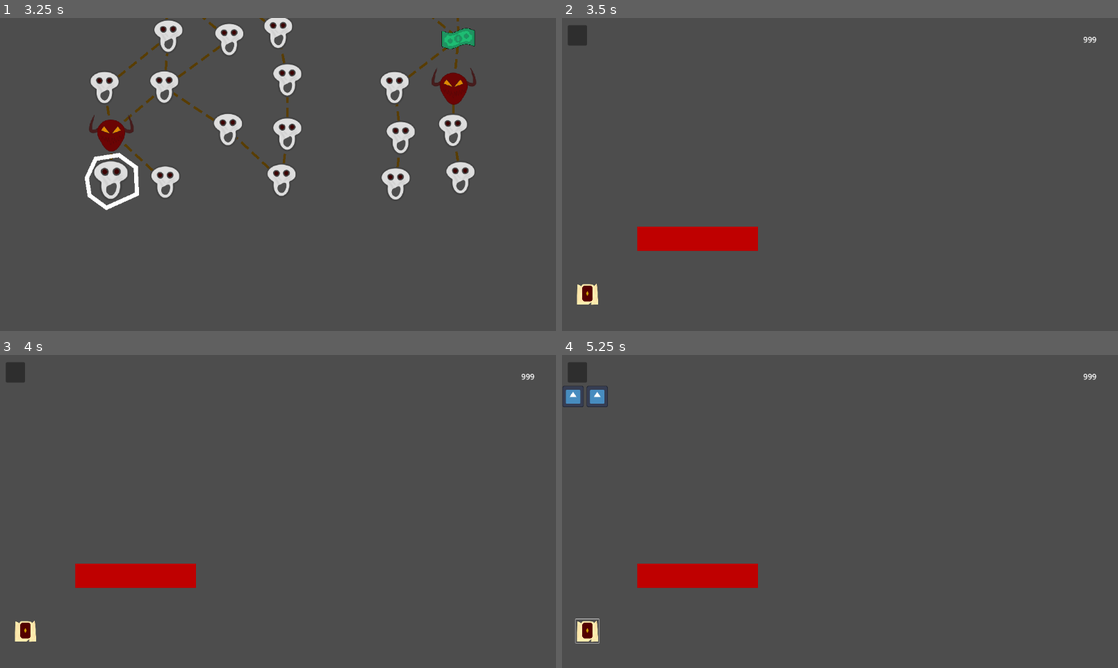
Above: before the commit, frames 1-4 (two rows, left to right).
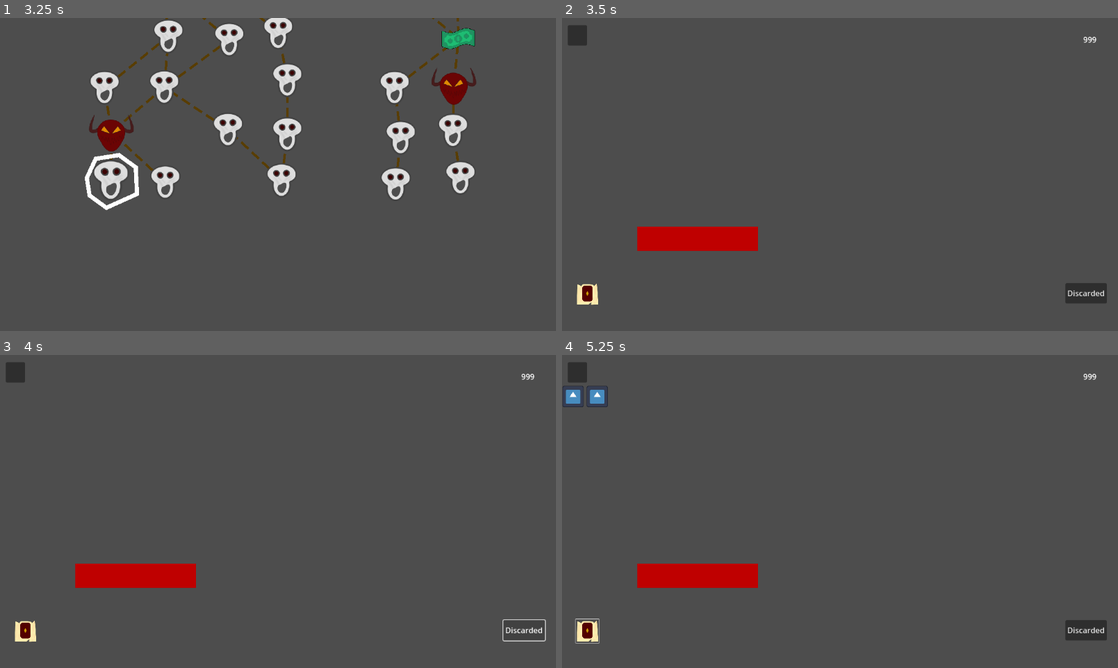
Above: after the commit, the same moments.

Repository: Frishkan/Reflex
Game: Godot game, scene res://scenes/start_screen.tscn
Two runs of this game, one before a commit and one after it. Both use one fixed random seed, a clock stepped at 60 frames per second and the inputs below. The engine's default icon, where the game draws it, is replaced by a stand-in: a white triangle on a blue panel in a dark square.
Inputs (mouse positions are in pixels of both pictures, inside the frame that each line leads up to):
- Up to frame 1 (3.25 s): click "Start" at 0.5 s; click (66, 77) at 1.25 s; click (483, 274) at 2 s; move the mouse to (111, 180) at 2.77 s; press the mouse at (111, 180) at 2.78 s
- Up to frame 2 (3.5 s): no input
- Up to frame 3 (4 s): release the mouse at (111, 517) at 3.5 s; click (522, 630) at 3.5 s, where only the run after the commit has a clickable "Discarded"
- Up to frame 4 (5.25 s): click (589, 630) at 4.25 s; click (589, 630) at 5 s

Frame 1 is identical in both runs. In frame 2, 0.5% of the frame differs, in the area x 90-98%, y 84-92%; in frame 3, 0.1%; in frame 4, 0.5%.

Commit message:
Started making hand

Diff:
--- /dev/null
+++ b/custom_resources/card.gd
@@ -0,0 +1,9 @@
+class_name Card
+extends Resource
+
+enum Name {KNIFE, SKILLFULL_BARRAGE}
+
+var name : Name
+var position : Vector2
+var rotatio : int
+var index : int
--- /dev/null
+++ b/scenes/enemy_assembled.tscn
@@ -0,0 +1,3 @@
+[gd_scene format=3 uid="uid://crrxgi28nfube"]
+
+[node name="EnemyAssembled" type="Node2D"]
--- /dev/null
+++ b/scenes/hand.tscn
@@ -0,0 +1,9 @@
+[gd_scene load_steps=2 format=3 uid="uid://d3oa5axvtgx1k"]
+
+[ext_resource type="Script" path="res://scripts/hand.gd" id="1_vr60v"]
+
+[node name="Hand" type="Node2D"]
+script = ExtResource("1_vr60v")
+
+[node name="Cards" type="Node2D" parent="."]
+unique_name_in_owner = true
--- a/scenes/card.tscn
+++ b/scenes/hand_card.tscn
@@ -1,5 +1,6 @@
-[gd_scene load_steps=5 format=3 uid="uid://dpmorysk7inqv"]
+[gd_scene load_steps=6 format=3 uid="uid://dpmorysk7inqv"]
 
+[ext_resource type="Script" path="res://scripts/hand_card.gd" id="1_d8xir"]
 [ext_resource type="Texture2D" uid="uid://cognf5iqwtyua" path="res://textures/knife_card.png" id="1_o8eau"]
 
 [sub_resource type="RectangleShape2D" id="RectangleShape2D_g8so6"]
@@ -14,7 +15,8 @@
 font_size = 8
 shadow_size = 0
 
-[node name="Card" type="Area2D"]
+[node name="HandCard" type="Area2D"]
+script = ExtResource("1_d8xir")
 
 [node name="Sprite2D" type="Sprite2D" parent="."]
 texture = ExtResource("1_o8eau")
--- a/scenes/hud.tscn
+++ b/scenes/hud.tscn
@@ -1,8 +1,9 @@
-[gd_scene load_steps=8 format=3 uid="uid://b5jjgoky4qx46"]
+[gd_scene load_steps=9 format=3 uid="uid://b5jjgoky4qx46"]
 
 [ext_resource type="Script" path="res://scripts/character_screen.gd" id="1_5vjsl"]
 [ext_resource type="Texture2D" uid="uid://br0ctp0iv3j74" path="res://textures/deck_button.png" id="2_lrc75"]
 [ext_resource type="Script" path="res://scripts/inventory.gd" id="3_s06af"]
+[ext_resource type="PackedScene" uid="uid://d3oa5axvtgx1k" path="res://scenes/hand.tscn" id="4_u08ry"]
 
 [sub_resource type="Gradient" id="Gradient_umbgb"]
 colors = PackedColorArray(0.439216, 0.439216, 0.439216, 0.513726, 0.439216, 0.439216, 0.439216, 0.513726)
@@ -76,6 +77,17 @@
 icon = ExtResource("2_lrc75")
 flat = true
 
+[node name="CardsToDraw" type="Label" parent="Deck"]
+offset_right = 40.0
+offset_bottom = 23.0
+
+[node name="DiscardedCardsButton" type="Button" parent="Deck"]
+offset_left = 1045.0
+offset_top = 548.0
+offset_right = 1131.0
+offset_bottom = 590.0
+text = "Discarded"
+
 [node name="Exit" type="Button" parent="."]
 offset_left = 14.0
 offset_top = 14.0
@@ -96,6 +108,8 @@
 [node name="Items" type="Node2D" parent="Inventory"]
 unique_name_in_owner = true
 
+[node name="Hand" parent="." instance=ExtResource("4_u08ry")]
+
 [connection signal="pressed" from="Deck/DeckButton" to="Inventory" method="_on_deck_button_pressed"]
 [connection signal="toggled" from="Deck/DeckButton" to="." method="_on_deck_button_toggled"]
 [connection signal="pressed" from="Exit" to="." method="_on_exit_pressed"]
--- a/scripts/events.gd
+++ b/scripts/events.gd
@@ -3,3 +3,5 @@
 signal map_exited(room: Room)
 
 signal item_recieved(item: Item)
+
+signal card_picked_up(card: Card)
--- a/scripts/game.gd
+++ b/scripts/game.gd
@@ -10,4 +10,4 @@
 	go_to(room.type)
 
 func go_to(type: Room.Type) :
-	print("went to ", type) ## match: get_tree().change_scene_file_to("")
+	print("went to ", type) ## match:
--- /dev/null
+++ b/scripts/hand.gd
@@ -0,0 +1,19 @@
+extends Node2D
+
+
+const HAND_CARD = preload("res://scenes/hand_card.tscn")
+@onready var cards : Node2D = %Cards
+
+# Called when the node enters the scene tree for the first time.
+func _ready() -> void:
+	Events.card_picked_up.connect(_card_picked_up)
+
+func _card_picked_up(card: Card) :
+	card.position = Vector2(cards.get_child_count() * 50 + 25, 85)
+	_spawn_card(card)
+
+func _spawn_card(card : Card) :
+	var hand_card = HAND_CARD.instantiate() as HandCard
+	cards.add_child(hand_card)
+	hand_card.set_item(card)
+	hand_card.card = card
--- /dev/null
+++ b/scripts/hand_card.gd
@@ -0,0 +1,17 @@
+class_name HandCard
+extends Area2D
+
+@onready var sprite_2d : Sprite2D = $Sprite2D
+
+var card : Card : set = set_card
+
+const ICONS := {
+	Card.Name.KNIFE: [preload("res://textures/knife_card.png"), Vector2(1, 1)],
+	Card.Name.SKILLFULL_BARRAGE: [preload("res://icon.svg"), Vector2(1, 1)],
+}
+
+func set_card(new_card: Card) :
+	card = new_card
+	self.position = card.position
+	sprite_2d.texture = ICONS[card.name][0]
+	self.scale = ICONS[card.name][1] * 0.35
